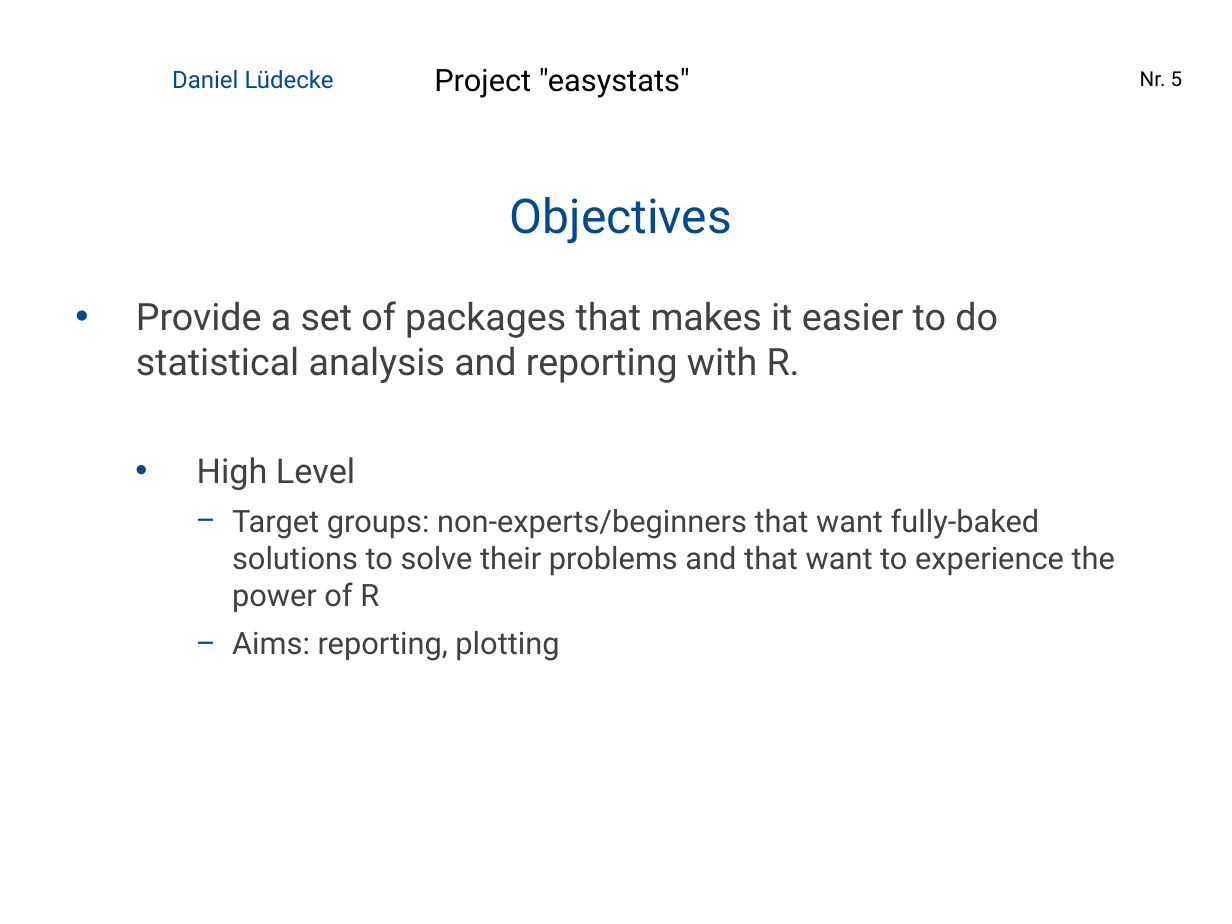
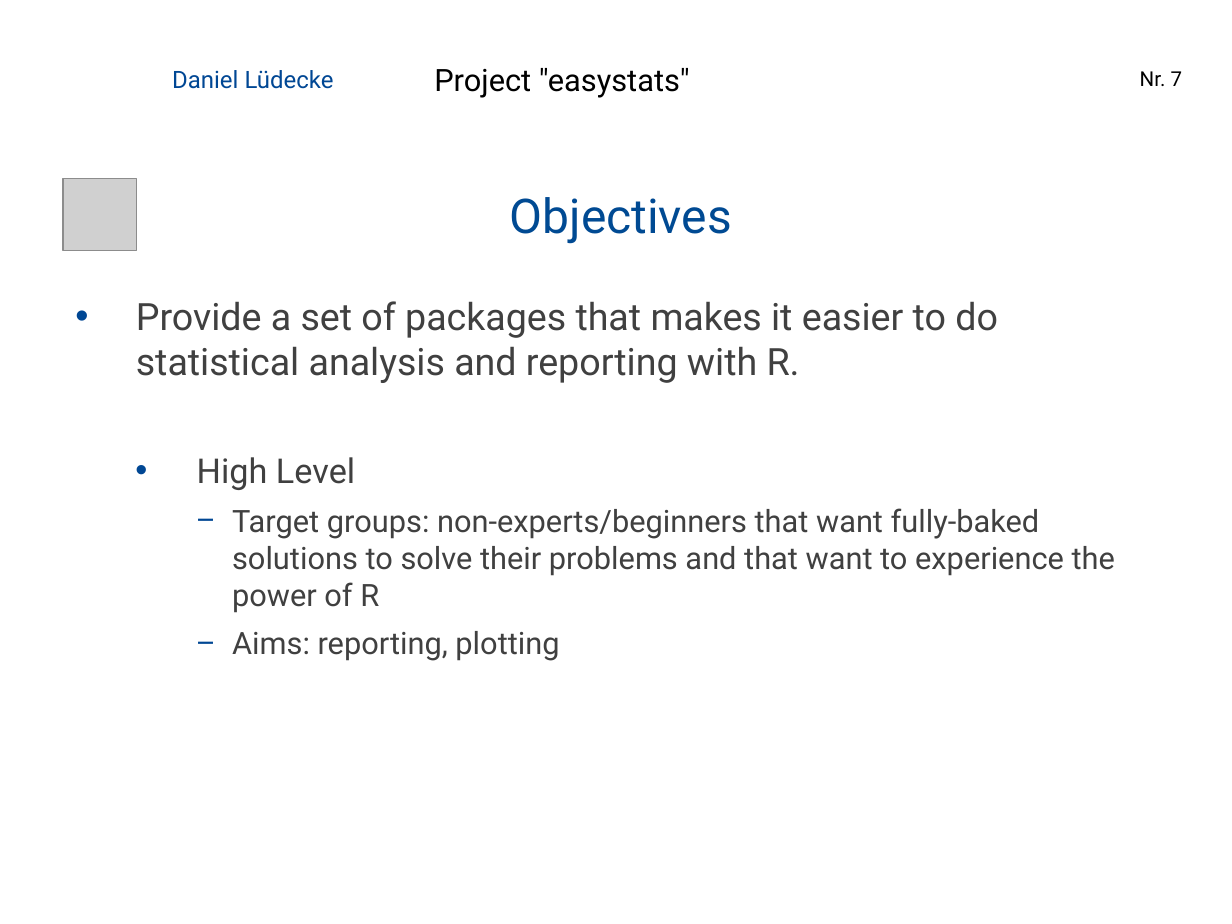
Before and after one commit to easystats/easystats, a slide deck: slide 7 of presentations/2019-02_Hamburg_RUG/1902 Hamburg RUG easystats.pptx (slide 5 before the commit). Drawn at 1232x924 pixels with LibreOffice and Linux fonts; fonts in the diff are those of the drawing; grey boxes stand for pictures; background and template pictures are left out. Boxes give left, top, right and bottom in pixels: in the first picture for what was removed or moved away, otherwise in the second. Text is boxed around its words. In the diff, an @@ line names an element or a change of style, - is before the commit and + after.

```diff
--- a/presentations/2019-02_Hamburg_RUG/1902 Hamburg RUG easystats.pptx
+++ b/presentations/2019-02_Hamburg_RUG/1902 Hamburg RUG easystats.pptx
@@ page number at (x1=1140, y1=71, x2=1183, y2=86): text changed @@
-Nr. 5
+Nr. 7
@@ picture added at (x1=63, y1=179, x2=136, y2=251) @@
```
Also in this commit, not shown: 3 other slides changed, 2 slides added, 1 other file.
